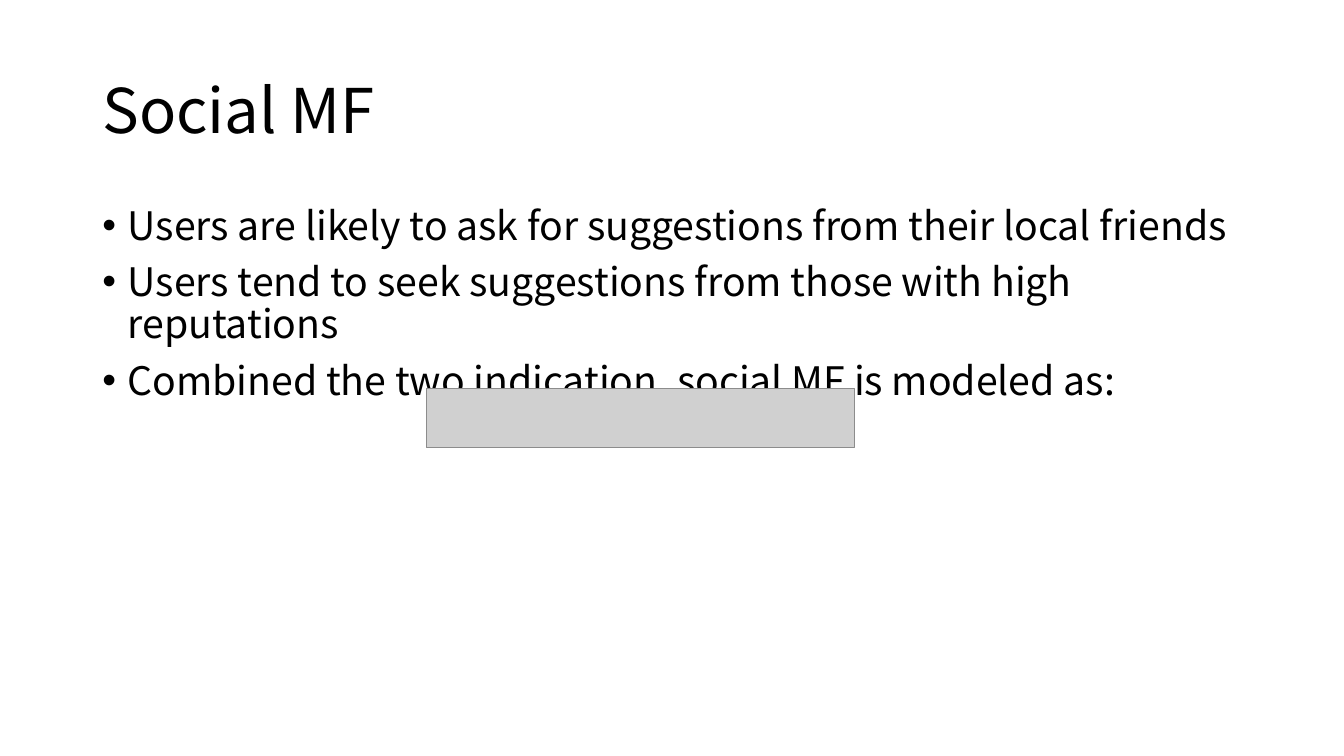
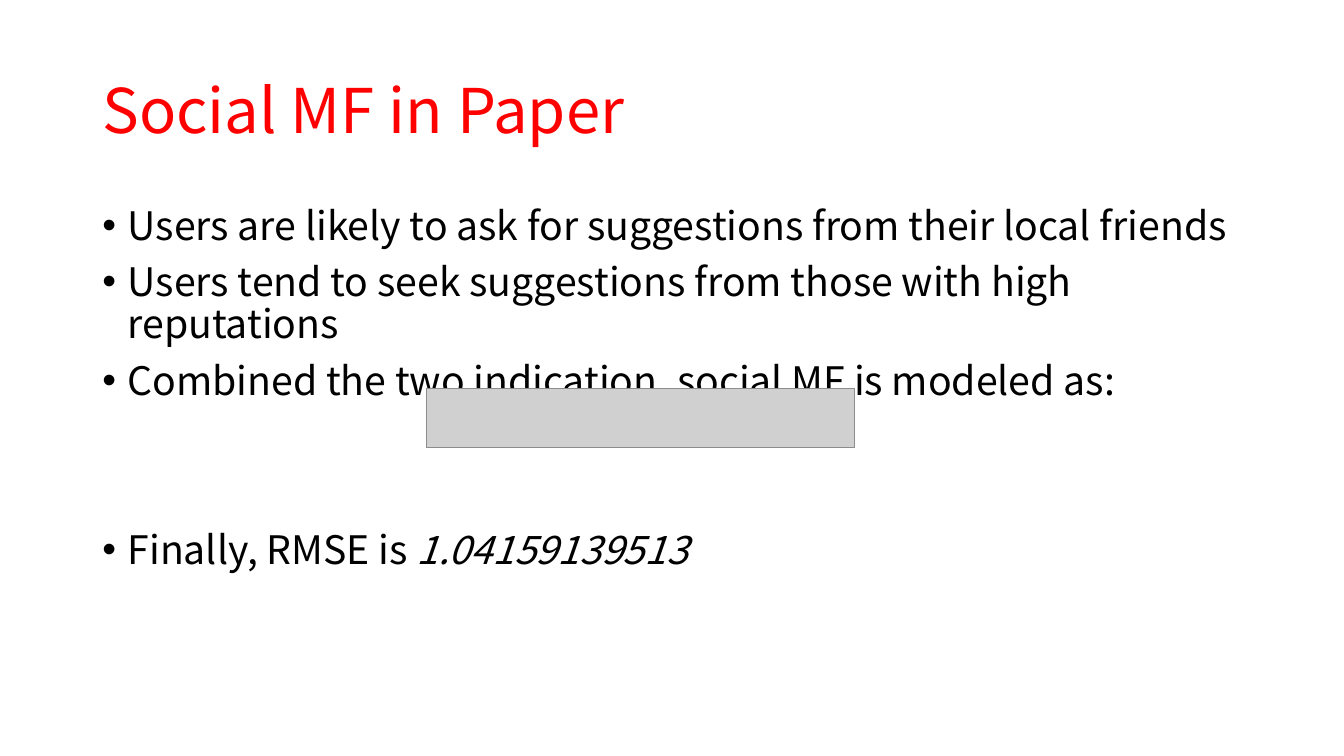
Before and after one commit to kritikakurani/YELP-RECOMMENDATION, a slide deck: slide 8 of final review.pptx (slide 10 before the commit). Drawn at 1344x756 pixels with LibreOffice and Linux fonts; fonts in the diff are those of the drawing; grey boxes stand for pictures; background and template pictures are left out. Boxes give left, top, right and bottom in pixels: in the first picture for what was removed or moved away, otherwise in the second. Text is boxed around its words. In the diff, an @@ line names an element or a change of style, - is before the commit and + after.

Commit message:
final ppt

```diff
--- a/final review.pptx
+++ b/final review.pptx
@@ title at (102,84,624,147): text changed; text colour #000000 to #FF0000 @@
-Social MF
+Social MF in Paper
@@ text at (128,532,688,573): paragraph added @@
+• Finally, RMSE is 1.04159139513
```
Also in this commit, not shown: 4 other slides changed, 1 slide added, 4 slides removed, 11 other files.
